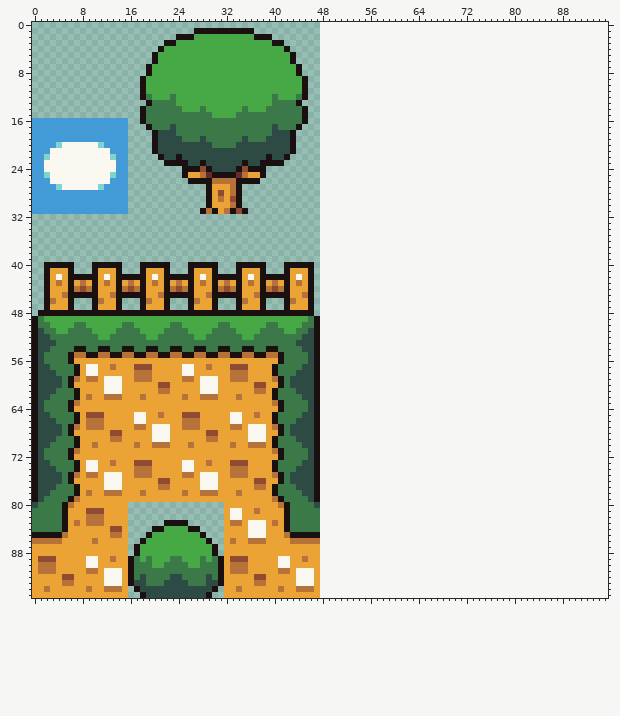
A sprite sheet gets an edit: assets/images/tile-environment.png. Above, as it was before the edit.
The file is 48x96 pixels. The old version is drawn lined up with the new one, on the new canvas.
The result:
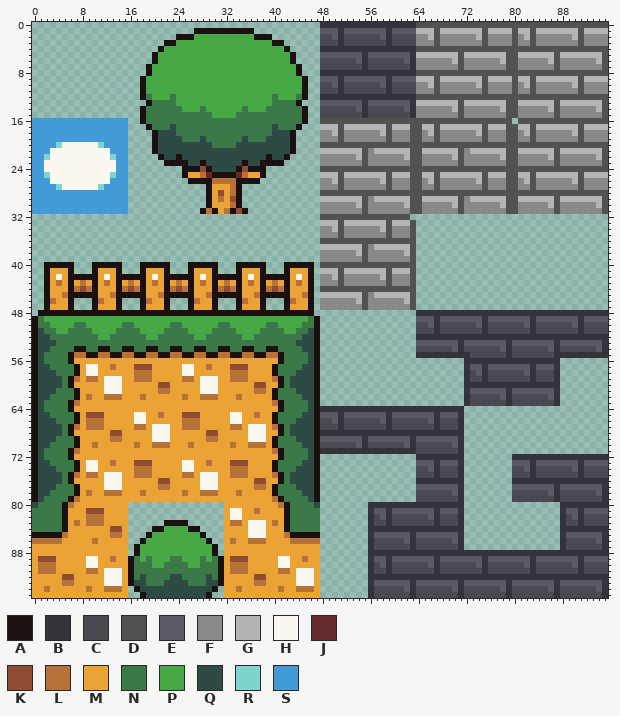
Palette (. is transparent): A #1a1010  B #333339  C #494952  D #515151  E #5a5a65  F #888888  G #b4b4b4  H #faf8f0  J #652b2b  K #914b33  L #b77239  M #eca336  N #3c7949  P #46a946  Q #2e4a44  R #7fd5cd  S #429ad7
Change:
canvas 48x96 -> 96x96
y 0: x 48..95 ................................................ -> BBBBBBBBBBBBBBBBDDDDDDDDDDDDDDDDDDDDDDDDDDDDDDDD
y 1: x 48..95 ................................................ -> EEEBEEEEEEEBEEEEGGGDGGGGGGGDGGGGDGGDGGGGGGGDGGGG
y 2: x 48..95 ................................................ -> CCEBCCCCCCEBCCCCFFGDFFFFFFGDFFFFDFGDFFFFFFGDFFFF
y 3: x 48..95 ................................................ -> CCCBCCCCCCCBCCCCFFFDFFFFFFFDFFFFDFFDFFFFFFFDFFFF
y 4: x 48..95 ................................................ -> BBBBBBBBBBBBBBBBDDDDDDDDDDDDDDDDDDDDDDDDDDDDDDDD
y 5: x 48..95 ................................................ -> EEEEEEEBEEEEEEEBGGGGGGGDGGGGGGGDDGGGGGGDGGGGGGGD
y 6: x 48..95 ................................................ -> CCCCCCEBCCCCCCEBFFFFFFGDFFFFFFGDDFFFFFGDFFFFFFGD
y 7: x 48..95 ................................................ -> CCCCCCCBCCCCCCCBFFFFFFFDFFFFFFFDDFFFFFFDFFFFFFFD
y 8: x 48..95 ................................................ -> BBBBBBBBBBBBBBBBDDDDDDDDDDDDDDDDDDDDDDDDDDDDDDDD
y 9: x 48..95 ................................................ -> EEEBEEEEEEEBEEEEGGGDGGGGGGGDGGGGDGGDGGGGGGGDGGGG
y 10: x 48..95 ................................................ -> CCEBCCCCCCEBCCCCFFGDFFFFFFGDFFFFDFGDFFFFFFGDFFFF
y 11: x 48..95 ................................................ -> CCCBCCCCCCCBCCCCFFFDFFFFFFFDFFFFDFFDFFFFFFFDFFFF
y 12: x 48..95 ................................................ -> BBBBBBBBBBBBBBBBDDDDDDDDDDDDDDDDDDDDDDDDDDDDDDDD
y 13: x 48..95 ................................................ -> EEEEEEEBEEEEEEEBGGGGGGGDGGGGGGGDDGGGGGGDGGGGGGGD
y 14: x 48..95 ................................................ -> CCCCCCEBCCCCCCEBFFFFFFGDFFFFFFGDDFFFFFGDFFFFFFGD
y 15: x 48..95 ................................................ -> CCCCCCCBCCCCCCCBFFFFFFFDFFFFFFFDDFFFFFFDFFFFFFFD
y 16: x 48..79 ................................ -> DDDDDDDDDDDDDDDDDDDDDDDDDDDDDDDD; x 81..95 ............... -> DDDDDDDDDDDDDDD
y 17: x 48..95 ................................................ -> GGGDGGGGGGGDGGGDDGGDGGGGGGGDGGGDDGGDGGGGGGGDGGGG
y 18: x 48..95 ................................................ -> FFGDFFFFFFGDFFFDDFGDFFFFFFGDFFFDDFGDFFFFFFGDFFFF
y 19: x 48..95 ................................................ -> FFFDFFFFFFFDFFFDDFFDFFFFFFFDFFFDDFFDFFFFFFFDFFFF
y 20: x 48..95 ................................................ -> DDDDDDDDDDDDDDDDDDDDDDDDDDDDDDDDDDDDDDDDDDDDDDDD
y 21: x 48..95 ................................................ -> GGGGGGGDFGGGGGGDDGGGGGGDFGGGGGGDDGGGGGGDGGGGGGGD
y 22: x 48..95 ................................................ -> FFFFFFGDFFFFFFGDDFFFFFGDFFFFFFGDDFFFFFGDFFFFFFGD
y 23: x 48..95 ................................................ -> FFFFFFFDFFFFFFFDDFFFFFFDFFFFFFFDDFFFFFFDFFFFFFFD
y 24: x 48..95 ................................................ -> DDDDDDDDDDDDDDDDDDDDDDDDDDDDDDDDDDDDDDDDDDDDDDDD
y 25: x 48..95 ................................................ -> GGGDGGGGGGGDGGGDDGGDGGGGGGGDGGGDDGGDGGGGGGGDGGGG
y 26: x 48..95 ................................................ -> FFGDFFFFFFGDFFFDDFGDFFFFFFGDFFFDDFGDFFFFFFGDFFFF
y 27: x 48..95 ................................................ -> FFFDFFFFFFFDFFFDDFFDFFFFFFFDFFFDDFFDFFFFFFFDFFFF
y 28: x 48..95 ................................................ -> DDDDDDDDDDDDDDDDDDDDDDDDDDDDDDDDDDDDDDDDDDDDDDDD
y 29: x 48..95 ................................................ -> GGGGGGGDFGGGGGGDDGGGGGGDFGGGGGGDDGGGGGGDGGGGGGGD
y 30: x 48..95 ................................................ -> FFFFFFGDFFFFFFGDDFFFFFGDFFFFFFGDDFFFFFGDFFFFFFGD
y 31: x 48..95 ................................................ -> FFFFFFFDFFFFFFFDDFFFFFFDFFFFFFFDDFFFFFFDFFFFFFFD
y 32: x 48..62 ............... -> DDDDDDDDDDDDDDD
y 33: x 48..63 ................ -> GGGDGGGGGGGDGGGD
y 34: x 48..63 ................ -> FFGDFFFFFFGDFFFD
y 35: x 48..63 ................ -> FFFDFFFFFFFDFFFD
y 36: x 48..63 ................ -> DDDDDDDDDDDDDDDD
y 37: x 48..63 ................ -> GGGGGGGDFGGGGGGD
y 38: x 48..63 ................ -> FFFFFFGDFFFFFFGD
y 39: x 48..63 ................ -> FFFFFFFDFFFFFFFD
y 40: x 48..63 ................ -> DDDDDDDDDDDDDDDD
y 41: x 48..63 ................ -> GGGDGGGGGGGDGGGD
y 42: x 48..63 ................ -> FFGDFFFFFFGDFFFD
y 43: x 48..63 ................ -> FFFDFFFFFFFDFFFD
y 44: x 48..63 ................ -> DDDDDDDDDDDDDDDD
y 45: x 48..63 ................ -> GGGGGGGDFGGGGGGD
y 46: x 48..63 ................ -> FFFFFFGDFFFFFFGD
y 47: x 48..63 ................ -> FFFFFFFDFFFFFFFD
y 48: x 64..95 ................................ -> BBBBBBBBBBBBBBBBBBBBBBBBBBBBBBBB
y 49: x 64..95 ................................ -> EEEBEEEEEEEBEEEEEEEBEEEEEEEBEEEE
y 50: x 64..95 ................................ -> CCEBCCCCCCEBCCCCCCEBCCCCCCEBCCCC
y 51: x 64..95 ................................ -> CCCBCCCCCCCBCCCCCCCBCCCCCCCBCCCC
y 52: x 64..95 ................................ -> BBBBBBBBBBBBBBBBBBBBBBBBBBBBBBBB
y 53: x 64..95 ................................ -> EEEEEEEBEEEEEEEBEEEEEEEBEEEEEEEB
y 54: x 64..95 ................................ -> CCCCCCEBCCCCCCEBCCCCCCEBCCCCCCEB
y 55: x 64..95 ................................ -> BBBBBBBBBCCCCCCBCCCCCCCBBBBBBBBB
y 56: x 72..87 ................ -> BBBBBBBBBBBBBBBB
y 57: x 72..87 ................ -> BEEBEEEEEEEBEEEB
y 58: x 72..87 ................ -> BCEBCCCCCCEBCCCB
y 59: x 72..87 ................ -> BCCBCCCCCCCBCCCB
y 60: x 72..87 ................ -> BBBBBBBBBBBBBBBB
y 61: x 72..87 ................ -> BEEEEEEBEEEEEEEB
y 62: x 72..87 ................ -> BCCCCCEBCCCCCCEB
y 63: x 72..87 ................ -> BCCCCCCBCCCCCCCB
y 64: x 48..71 ........................ -> BBBBBBBBBBBBBBBBBBBBBBBB
y 65: x 48..71 ........................ -> EEEBEEEEEEEBEEEEEEEBEEEB
y 66: x 48..71 ........................ -> CCEBCCCCCCEBCCCCCCEBCCCB
y 67: x 48..71 ........................ -> CCCBCCCCCCCBCCCCCCCBCCCB
y 68: x 48..71 ........................ -> BBBBBBBBBBBBBBBBBBBBBBBB
y 69: x 48..71 ........................ -> EEEEEEEBEEEEEEEBEEEEEEEB
y 70: x 48..71 ........................ -> CCCCCCEBCCCCCCEBCCCCCCEB
y 71: x 48..71 ........................ -> BBBBBBBBBBBBBBBBCCCCCCCB
y 72: x 64..71 ........ -> BBBBBBBB; x 80..95 ................ -> BBBBBBBBBBBBBBBB
y 73: x 64..71 ........ -> EEEBEEEB; x 80..95 ................ -> EEEBEEEEEEEBEEEE
y 74: x 64..71 ........ -> CCEBCCCB; x 80..95 ................ -> CCEBCCCCCCEBCCCC
y 75: x 64..71 ........ -> CCCBCCCB; x 80..95 ................ -> CCCBCCCCCCCBCCCC
y 76: x 64..71 ........ -> BBBBBBBB; x 80..95 ................ -> BBBBBBBBBBBBBBBB
y 77: x 64..71 ........ -> EEEEEEEB; x 80..95 ................ -> EEEEEEEBEEEEEEEB
y 78: x 64..71 ........ -> CCCCCCEB; x 80..95 ................ -> CCCCCCEBCCCCCCEB
y 79: x 64..71 ........ -> CCCCCCCB; x 80..95 ................ -> CCCCCCCBCCCCCCCB
y 80: x 56..71 ................ -> BBBBBBBBBBBBBBBB; x 88..95 ........ -> BBBBBBBB
y 81: x 56..71 ................ -> BEEBEEEEEEEBEEEB; x 88..95 ........ -> BEEBEEEE
y 82: x 56..71 ................ -> BCEBCCCCCCEBCCCB; x 88..95 ........ -> BCEBCCCC
y 83: x 56..71 ................ -> BCCBCCCCCCCBCCCB; x 88..95 ........ -> BCCBCCCC
y 84: x 56..71 ................ -> BBBBBBBBBBBBBBBB; x 88..95 ........ -> BBBBBBBB
y 85: x 56..71 ................ -> BEEEEEEBEEEEEEEB; x 88..95 ........ -> BEEEEEEB
y 86: x 56..71 ................ -> BCCCCCEBCCCCCCEB; x 88..95 ........ -> BCCCCCEB
y 87: x 56..71 ................ -> BCCCCCCBCCCCCCCB; x 88..95 ........ -> BCCCCCCB
y 88: x 56..95 ........................................ -> BBBBBBBBBBBBBBBBBBBBBBBBBBBBBBBBBBBBBBBB
y 89: x 56..95 ........................................ -> BEEBEEEEEEEBEEEEEEEBEEEEEEEBEEEEEEEBEEEE
y 90: x 56..95 ........................................ -> BCEBCCCCCCEBCCCCCCEBCCCCCCEBCCCCCCEBCCCC
y 91: x 56..95 ........................................ -> BCCBCCCCCCCBCCCCCCCBCCCCCCCBCCCCCCCBCCCC
y 92: x 56..95 ........................................ -> BBBBBBBBBBBBBBBBBBBBBBBBBBBBBBBBBBBBBBBB
y 93: x 56..95 ........................................ -> BEEEEEEBEEEEEEEBEEEEEEEBEEEEEEEBEEEEEEEB
y 94: x 56..95 ........................................ -> BCCCCCEBCCCCCCEBCCCCCCEBCCCCCCEBCCCCCCEB
y 95: x 56..95 ........................................ -> BCCCCCCBCCCCCCCBCCCCCCCBCCCCCCCBCCCCCCCB
Where, in picture pixels (left, top, right, bottom), the same in both pictures:
added: (320, 22, 608, 598)
